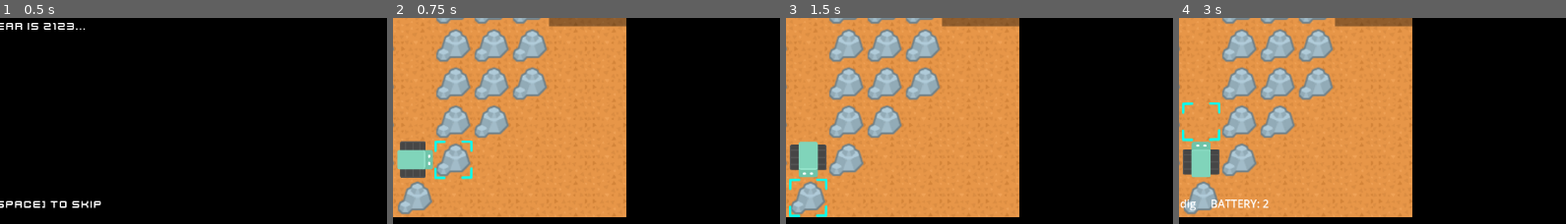
Above: before the commit, frames 1-4 (left to right).
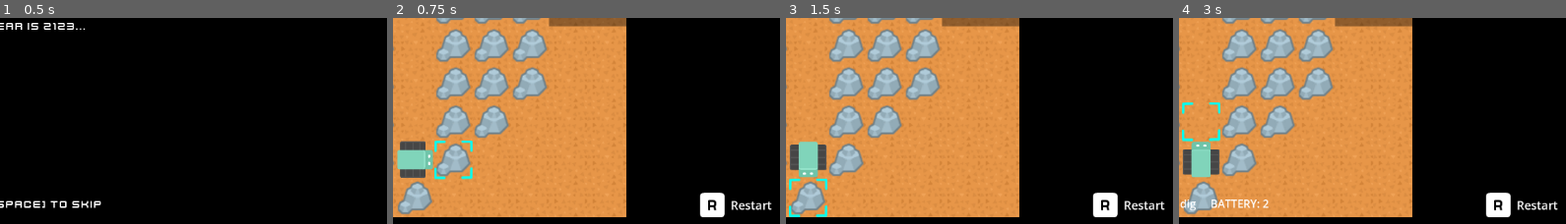
Above: after the commit, the same moments.

Repository: bardunbar/galway-game-jam-23
Game: Godot game, scene res://screens/main_menu/intro.tscn
Same seed, same stepped clock (60 frames per second), same inputs: the game is played once before the commit and once after it.
Inputs (mouse positions are % of the whole screen's width and height, from its top left):
- Up to frame 1 (0.5 s): no input
- Up to frame 2 (0.75 s): tap Space (Action_1) at 0.5, 0.6 s; move the mouse to (72, 47) at 0.52 s; hold Right (move_right) from 0.53 s (still down); click (72, 47) at 0.67 s
- Up to frame 3 (1.5 s): tap R (game_restart, bound only after the commit) at 1.25 s; move the mouse to (25, 11) at 1.27 s; release Right (move_right) at 1.28 s; hold Down (move_down) from 1.28 s (still down); tap Ctrl (Action_2) at 1.35 s; click (25, 11) at 1.42 s
- Up to frame 4 (3 s): tap R (game_restart, bound only after the commit) at 2, 2.75 s; move the mouse to (30, 11) at 2.02 s; release Down (move_down) at 2.03 s; press the mouse at (30, 11) at 2.03 s; hold Right (move_right) 2.03-2.78 s; move the mouse to (35, 11) at 2.77 s; release the mouse at (35, 11) at 2.78 s; hold Up (move_up) from 2.78 s (still down); tap Space (Action_1) at 2.85 s; click (35, 11) at 2.92 s
The pictures show only the part of the screen within x 47-97%, y 50-100%; the shares and areas given below are measured in that part.

Frame 1 is identical in both runs. In frame 2, 1.0% of the frame differs, in the area x 79-98%, y 84-97%; in frame 3, 1.0%; in frame 4, 1.0%.

Commit message:
Adding restart button

Diff:
--- a/project/project.godot
+++ b/project/project.godot
@@ -70,6 +70,11 @@
 "events": [Object(InputEventMouseButton,"resource_local_to_scene":false,"resource_name":"","device":-1,"window_id":0,"a …(253 unchanged characters)…
 ]
 }
+game_restart={
+"deadzone": 0.2,
+"events": [Object(InputEventKey,"resource_local_to_scene":false,"resource_name":"","device":0,"window_id":0,"alt_pressed":false,"shift_pressed":false,"ctrl_pressed":false,"meta_pressed":false,"pressed":false,"keycode":0,"physical_keycode":82,"key_label":0,"unicode":0,"location":0,"echo":false,"script":null)
+]
+}
 
 [rendering]
 
--- a/project/screens/game/UI/HUD.tscn
+++ b/project/screens/game/UI/HUD.tscn
@@ -1,6 +1,7 @@
-[gd_scene load_steps=11 format=3 uid="uid://doruyts8emj2g"]
+[gd_scene load_steps=12 format=3 uid="uid://doruyts8emj2g"]
 
 [ext_resource type="Script" uid="uid://dgimsfcu1ush7" path="res://screens/game/UI/hud.gd" id="1_uiap5"]
+[ext_resource type="Texture2D" uid="uid://7th0hgm7c33y" path="res://assets/ui/keyboard_r.png" id="2_jhgcc"]
 [ext_resource type="Texture2D" uid="uid://btp3bax34ts4e" path="res://assets/ui/keyboard_space.png" id="2_vlq7e"]
 [ext_resource type="Texture2D" uid="uid://y7cn3jrtghs4" path="res://assets/ui/keyboard_ctrl.png" id="3_74e8q"]
 [ext_resource type="Texture2D" uid="uid://bgtpdybg7u2xn" path="res://assets/textures/ui/ship_region.tres" id="4_y3vke"]
@@ -138,6 +139,31 @@
 layout_mode = 2
 text = "10"
 
+[node name="RestartContainer" type="HBoxContainer" parent="InterfaceLayer"]
+anchors_preset = 3
+anchor_left = 1.0
+anchor_top = 1.0
+anchor_right = 1.0
+anchor_bottom = 1.0
+offset_left = -165.0
+offset_top = -85.0
+offset_right = -16.0
+offset_bottom = -21.0
+grow_horizontal = 0
+grow_vertical = 0
+scale = Vector2(0.75, 0.75)
+size_flags_horizontal = 8
+size_flags_vertical = 8
+
+[node name="Action2Input" type="TextureRect" parent="InterfaceLayer/RestartContainer"]
+layout_mode = 2
+texture = ExtResource("2_jhgcc")
+
+[node name="Action2Prompt" type="Label" parent="InterfaceLayer/RestartContainer"]
+layout_mode = 2
+theme_override_font_sizes/font_size = 23
+text = "Restart"
+
 [node name="Prompts" type="HBoxContainer" parent="InterfaceLayer"]
 anchors_preset = 7
 anchor_left = 0.5
--- a/project/screens/game/game_script.gd
+++ b/project/screens/game/game_script.gd
@@ -19,6 +19,9 @@
 	if event.is_action_pressed("game_open_play_menu"):
 		interface_layer.add_child(play_menu.instantiate())
 		get_viewport().set_input_as_handled()
+
+	if event.is_action_pressed("game_restart"):
+		_on_restart_pressed()
 
 func _ready() -> void:
 	if TileGlobals.cur_testing_level:
--- a/project/screens/puzzle_editor/puzzle_editor.gd
+++ b/project/screens/puzzle_editor/puzzle_editor.gd
@@ -75,6 +75,7 @@
 		tile_button.connect("on_tile_button_highlighted", _on_tile_button_highlighted)
 		tile_options_grid.add_child(tile_button)
 
+	save_button.visible = not OS.has_feature("web")
 
 func _update_grid():
 	grid.build_grid(grid_width, grid_height, false)
Binary file added: project/assets/ui/keyboard_r.png
Not shown, added: project/assets/ui/keyboard_r.png.import
